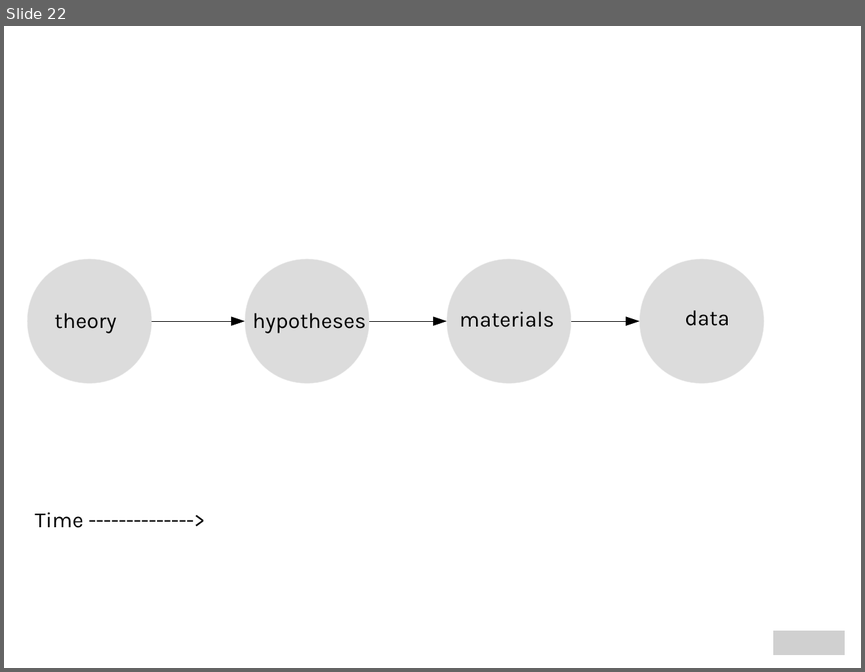
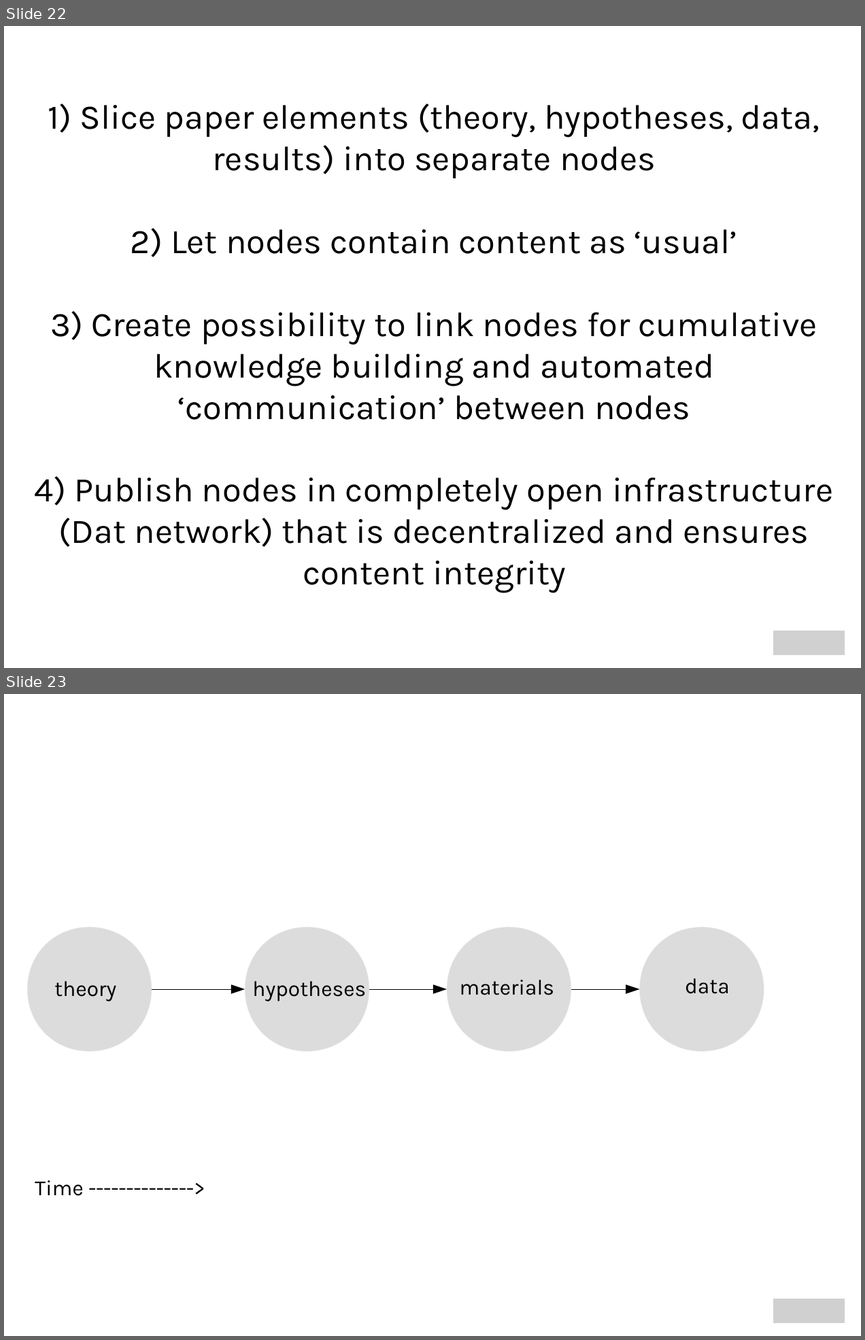
Before and after one commit to mzelst/talks, a slide deck: 2017/20171101 tu_chemnitz/20171101 tu_chemnitz.odp. Shown one above the other, each under a label of ours: slide 22 before the commit, slides 22 and 23 after it. The pictures are 865x672 and 865x1340 pixels, drawn with LibreOffice and Linux fonts; fonts in the diff are those of the drawing; grey boxes stand for pictures. Boxes give left, top, right and bottom in pixels: in the first picture for what was removed or moved away, otherwise in the second. Text is boxed around its words. In the diff, an @@ line names an element or a change of style, - is before the commit and + after.

```diff
--- a/2017/20171101 tu_chemnitz/20171101 tu_chemnitz.odp
+++ b/2017/20171101 tu_chemnitz/20171101 tu_chemnitz.odp
@@ slide 22 added at bbox=[4, 26, 861, 668], background #FFFFFF @@
@@ title added at bbox=[35, 104, 834, 593], 32 pt, text #000000 @@
+1) Slice paper elements (theory, hypotheses, data, results) into separate nodes
+2) Let nodes contain content as ‘usual’
+3) Create possibility to link nodes for cumulative knowledge building and automated ‘communication’ between nodes
+4) Publish nodes in completely open infrastructure (Dat network) that is decentralized and ensures content integrity
@@ picture added at bbox=[773, 631, 844, 655] @@
@@ what was slide 22 is now slide 23 @@
```
Also in this commit, not shown: 5 slides changed, 3 other slides added, 1 slide removed, 1 other file.
